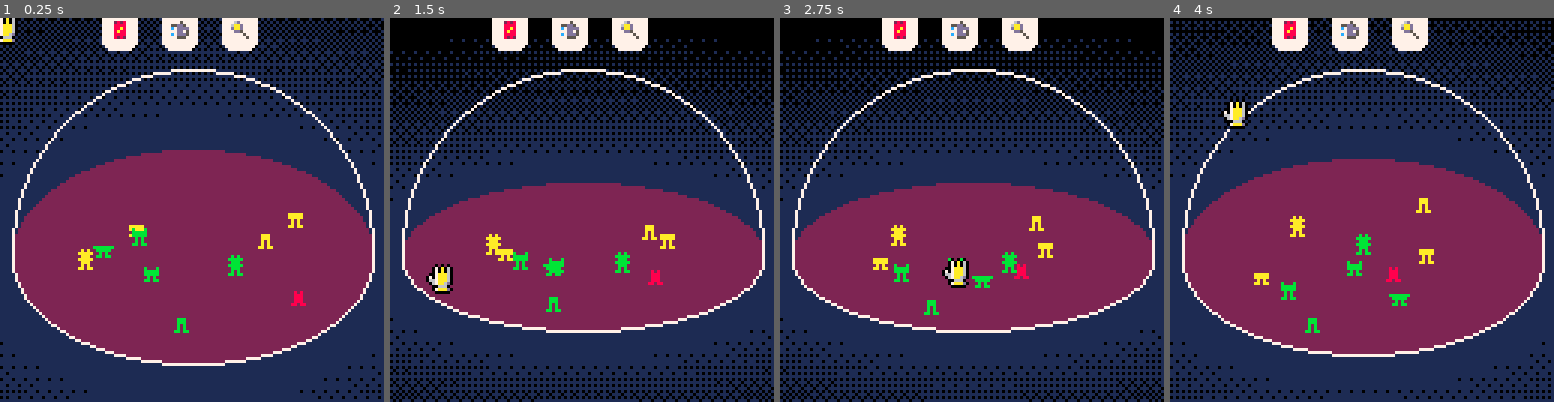
Above: before the commit, frames 1-4 (left to right).
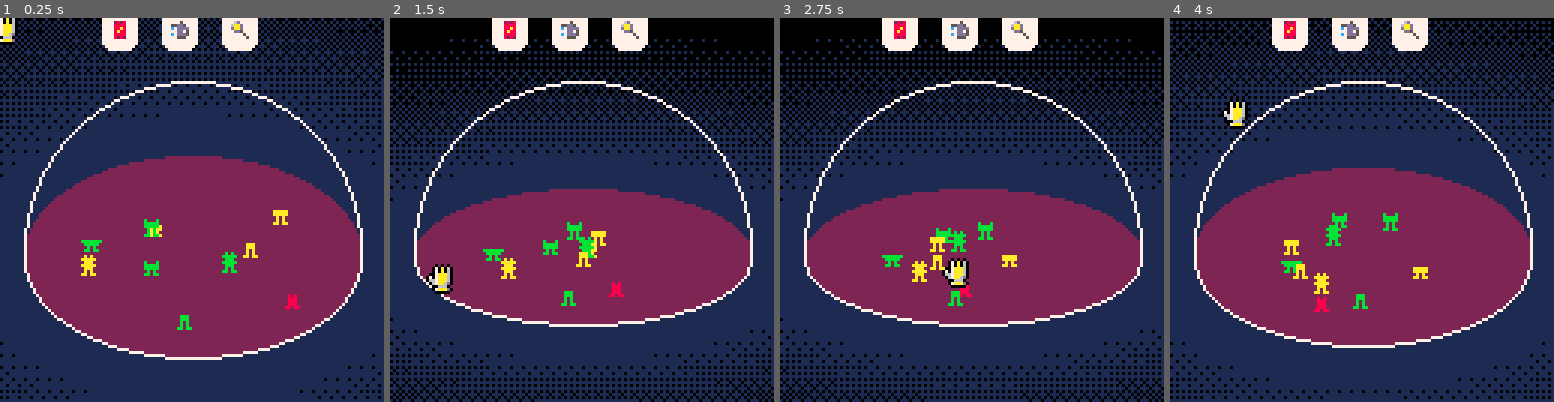
Above: after the commit, the same moments.

Repository: samuelhpratt/ggj2025
Game: PICO-8 cartridge game.p8
Two runs of this game, one before a commit and one after it. Both use one fixed random seed, a clock stepped at 60 frames per second and the inputs below.
Inputs (mouse positions are in pixels of both pictures, inside the frame that each line leads up to):
- Up to frame 1 (0.25 s): no input
- Up to frame 2 (1.5 s): click (670, 121) at 0.67 s; click (436, 267) at 1.22 s
- Up to frame 3 (2.75 s): click (887, 114) at 1.77 s; click (952, 259) at 2.32 s
- Up to frame 4 (4 s): click (1404, 106) at 2.87 s; click (1465, 256) at 3.42 s; click (1231, 102) at 3.97 s

The runs differ from the first frame. In frame 1, 9.2% of the frame differs, in the area x 3-98%, y 13-91%; in frame 2, 8.7%; in frame 3, 8.7%; in frame 4, 11%, in the area x 3-98%, y 13-89%.

Commit message:
Added super cool magnifying glass

Diff:
--- a/dome.lua
+++ b/dome.lua
@@ -1,4 +1,4 @@
-domeRadius = 60
+domeRadius = 56
 domeY = 80
 domeAngle = 0.5 -- multiply y values by this when drawing :)
 
--- a/fire.lua
+++ b/fire.lua
@@ -4,11 +4,12 @@
 function spawnFire(x, y)
     local fire = spawnObject(x, y, 0)
     -- 20 sec
-    fire.age = 600
+    fire.age = flr(rnd(400)) + 100
 
     function fire.draw(self)
         local x, y = self:getScreenPosition()
         spr(134 + flr(self.age / 2) % 5, x - 4, y - 7)
+        pset(x, y, 3 )
     end
 
     function fire.update(self)
@@ -34,7 +35,6 @@
 function spawnSmoke(x, y, z, c)
     local c = c or 5
     local particle = { x = x, y = y, z = z, c = c, age = rnd(60) }
-
     add(smoke, particle)
 end
 
--- a/main.lua
+++ b/main.lua
@@ -23,25 +23,26 @@
     if mouseDown then
         toolCooldown = 0
     end
-    if mouseHeld and not pressedTab and mode and mouseX > 64 - domeRadius and mouseX < 64 + domeRadius and mouseY > domeY - domeRadius and mouseY < domeY + domeRadius * domeAngle then
+    if mouseHeld and not pressedTab and mode then
         local x, y = screenPosToCoords(mouseX, mouseY + 30)
         local z = 30
         if toolCooldown > 0 then
             toolCooldown -= 1
         else
-            if mode == "seeds" then
+            if mode == "seeds" and mouseX > 64 - domeRadius and mouseX < 64 + domeRadius and mouseY > domeY - domeRadius and mouseY < domeY + domeRadius * domeAngle then
                 x += rnd(2) - 1
                 y += rnd(2) - 1
                 --spawnObject(x, y, z, 1)
                 spawnFood(x, y, z)
                 toolCooldown = 4
-            elseif mode == "water" then
+            elseif mode == "water" and mouseX > 64 - domeRadius and mouseX < 64 + domeRadius and mouseY > domeY - domeRadius and mouseY < domeY + domeRadius * domeAngle then
                 x += rnd(10) - 5
                 y += rnd(10) - 5
                 spawnDroplet(x, y, z)
-            elseif mode == "fire" then
-                x += rnd(4) - 2
-                y += rnd(4) - 2
+            elseif mode == "fire" and mouseX > 80 - domeRadius and mouseX < 80 + domeRadius and mouseY - 16 > domeY - domeRadius and mouseY - 16 < domeY + domeRadius * domeAngle then
+                local x, y = screenPosToCoords(mouseX - 12, mouseY - 8)
+                x += rnd(2) - 1
+                y += rnd(2) - 1
                 spawnFire(x, y)
             end
         end
--- a/ui.lua
+++ b/ui.lua
@@ -143,20 +143,36 @@
 end
 
 function drawUI()
-    drawDialogue()
-    drawButtons()
     local mouseSprite = mouseSprites[mouseState]
 
     -- draw lazer
     if mode == "fire" then
-        local x, y = screenPosToCoords(mouseX, mouseY + 30)
+        -- set the screen memory as the spritesheet
+        -- and stretch screen->screen
+        poke(0x5f54, 0x60)
+        palt(0, false)
+        local size = 10, 10
+        local x, y = mouseX - 22, mouseY - 20 -- center
+        sspr(
+            x + size / 2, y + size / 2,
+            size, size,
+            x, y,
+            size * 2, size * 2
+        )
+        poke(0x5f54, 0x00) palt() -- return to defaults
+        pal(14, 0)
         if mouseHeld then
-            line(mouseX - 4, mouseY - 2, 64 + x, domeY + y * domeAngle, rnd { 7, 10 })
+            pal(12, 8)
         end
+        spr(76, x - 3, y - 3, 4, 4)
+        pal()
     end
 
+    drawDialogue()
+    drawButtons()
+
     pal({ 0, 0, 0, 0, 0, 0, 0, 0, 0, 0, 0, 0, 0, 0 })
-    if mode then
+    if mode and mode ~= "fire" then
         spr(toolSprites[mode], mouseX - 7, mouseY - 4)
         spr(toolSprites[mode], mouseX - 6, mouseY - 3)
         spr(toolSprites[mode], mouseX - 5, mouseY - 4)
@@ -168,7 +184,7 @@
     spr(mouseSprite, mouseX - 2, mouseY + 1)
     spr(mouseSprite, mouseX - 1, mouseY)
     pal()
-    if mode then
+    if mode and mode ~= "fire" then
         spr(toolSprites[mode], mouseX - 6, mouseY - 4)
     end
     spr(mouseSprite, mouseX - 2, mouseY)
Not shown, changed: 32 lines of the sprite sheet (__gfx__) section of game.p8
